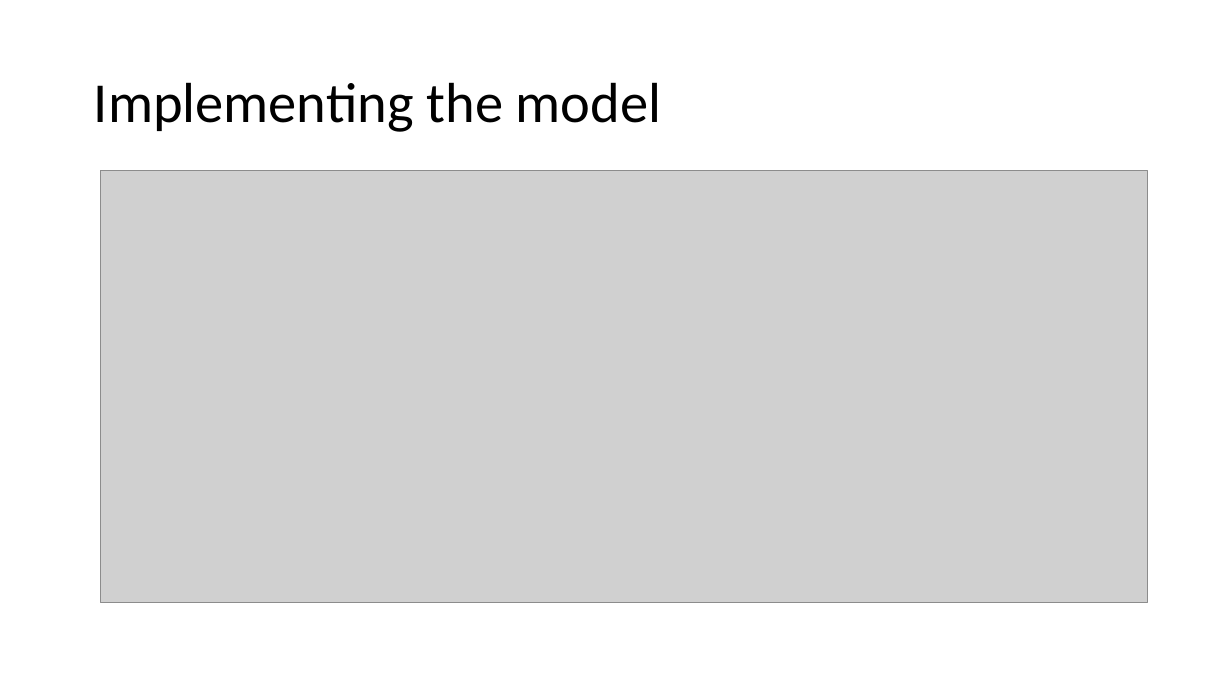
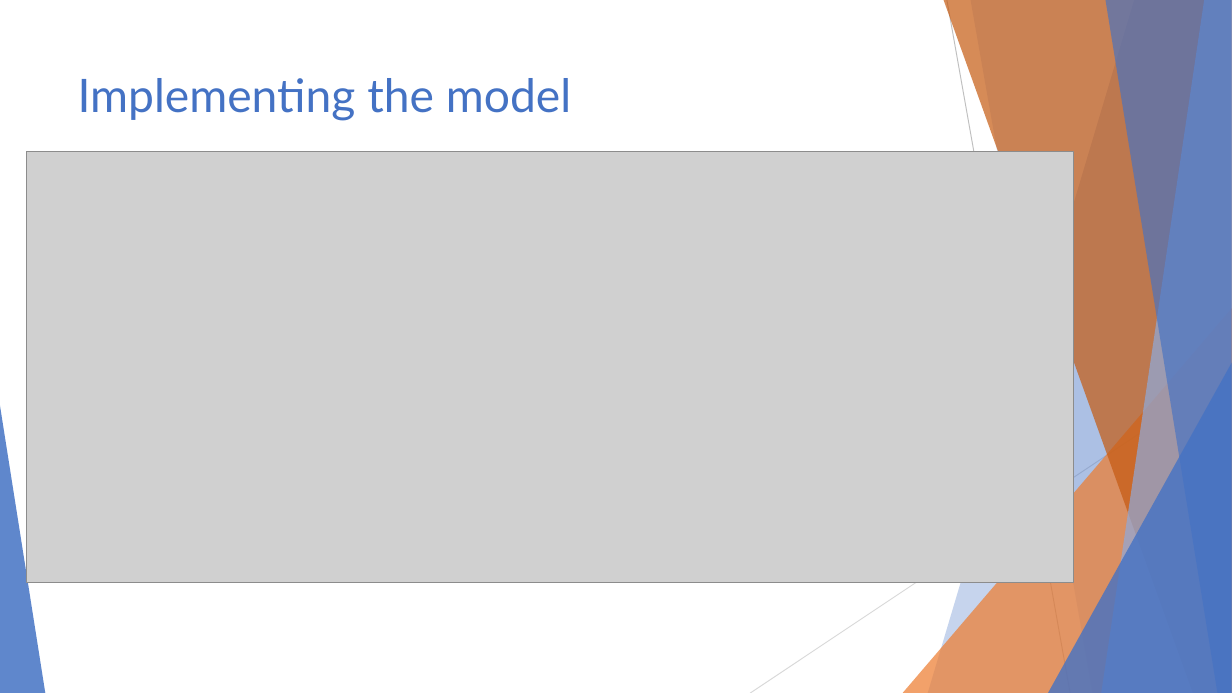
Before and after one commit to AndeyNunes/educationDEA, a slide deck: slide 17 of Project Presentation.pptx (slide 18 before the commit). Drawn at 1232x693 pixels with LibreOffice and Linux fonts; fonts in the diff are those of the drawing; grey boxes stand for pictures. Boxes give left, top, right and bottom in pixels: in the first picture for what was removed or moved away, otherwise in the second. Text is boxed around its words. In the diff, an @@ line names an element or a change of style, - is before the commit and + after.

```diff
--- a/Project Presentation.pptx
+++ b/Project Presentation.pptx
@@ title "Implementing the model": place and size @@
-title "Implementing the model" at bbox=[94, 82, 661, 132]
+title "Implementing the model" at bbox=[78, 78, 571, 121]
@@ title "Implementing the model" at bbox=[78, 78, 571, 121]: size 44 to 36 pt, font Calibri to Lato, text colour #000000 to #4472C4; line spacing 0.9 to 1; vertical alignment middle to top @@
@@ picture: place and size @@
-picture at bbox=[100, 171, 1147, 603]
+picture at bbox=[26, 152, 1073, 583]
@@ group added at bbox=[0, 0, 1232, 693]: 5 freeform shapes, 3 triangles, 2 lines @@
```
Also in this commit, not shown: 16 other slides changed, 3 slides added, 4 slides removed.
